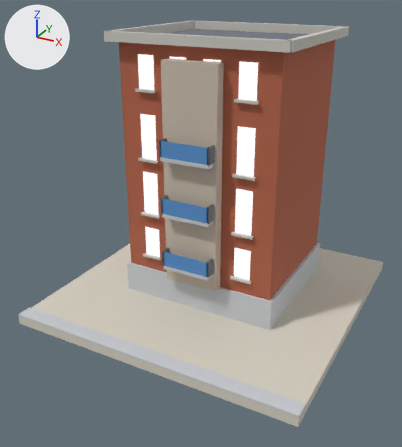
Two versions of the glTF model public/models/v2/05_lod1.glb, one commit apart.
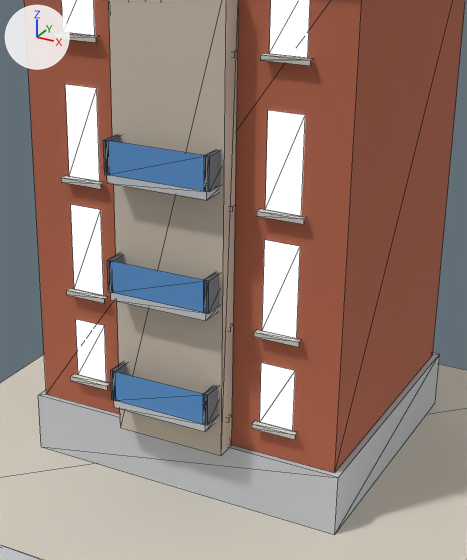
Old and new are each drawn whole from a 50 mm camera at (0.788, -1.55, 1.038) aimed at (-0.019, -0.083, 0.304) and again close up on the part from 27% to 83% of the width and 16% to 77% of the height. Every picture has the same lights, and +X, +Y and +Z are marked at upper left. The first two pictures are the older version. The close-ups show mesh edges as thin lines. Vertices at exactly the same position are counted once.

In view in the first close-up: 'b05_v2_lod1'.
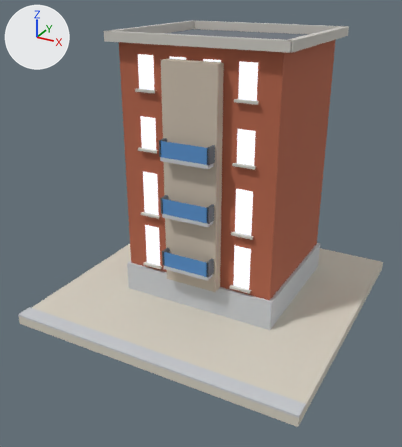
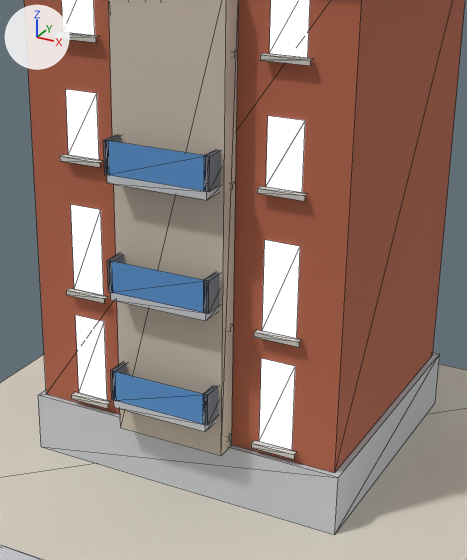
Pixel boxes [x1, y1, x2, y2] of what changed, in the close-ups (467 x 560 px; the box of a moved part takes in the faces that stretch with it):
part 1 of me_b05_v2_lod1, moved or reshaped: before [70, 374, 111, 390]; after [71, 392, 111, 409]
part 2 of me_b05_v2_lod1, moved or reshaped: before [252, 421, 298, 440]; after [251, 440, 296, 459]
part 3 of me_b05_v2_lod1, moved or reshaped: before [61, 176, 104, 189]; after [60, 154, 102, 167]
part 4 of me_b05_v2_lod1, moved or reshaped: before [257, 209, 306, 224]; after [257, 186, 307, 201]
part 5 of me_b05_v2_lod1, moved or reshaped: before [76, 319, 295, 431]; after [75, 315, 295, 450]
part 6 of me_b05_v2_lod1, moved or reshaped: before [65, 84, 305, 216]; after [66, 89, 305, 193]

The edits, one by one:
me_b05_v2_lod1 has 308 vertices, 282 faces and spans x -0.48..0.48, y -0.48..0.48, z 0.0..0.898.
me_b05_v2_lod1 is used by ob_b05_v2_lod1; location (0.0, 0.0, 0.0).
Before the commit, vertices of me_b05_v2_lod1: 190 (-0.192, -0.153, 0.184) at pixel (78, 374), 191 (-0.137, -0.153, 0.184) at pixel (106, 382), 192 (-0.137, -0.153, 0.284) at pixel (104, 325), 193 (-0.192, -0.153, 0.284) at pixel (75, 319), 194 (-0.082, -0.153, 0.184).
Before the commit, vertices of me_b05_v2_lod1: 195 (-0.027, -0.153, 0.184), 196 (-0.027, -0.153, 0.284), 197 (-0.082, -0.153, 0.284), 198 (0.027, -0.153, 0.184), 199 (0.082, -0.153, 0.184).
Before the commit, vertices of me_b05_v2_lod1: 200 (0.082, -0.153, 0.284), 201 (0.027, -0.153, 0.284), 202 (0.137, -0.153, 0.184) at pixel (259, 422), 203 (0.192, -0.153, 0.184) at pixel (292, 430), 204 (0.192, -0.153, 0.284) at pixel (295, 370).
Before the commit, vertices of me_b05_v2_lod1: 205 (0.137, -0.153, 0.284) at pixel (261, 362).
Before the commit, vertices of me_b05_v2_lod1: 222 (-0.192, -0.153, 0.52) at pixel (69, 176), 223 (-0.137, -0.153, 0.52) at pixel (99, 181), 224 (-0.137, -0.153, 0.661) at pixel (96, 88), 225 (-0.192, -0.153, 0.661) at pixel (65, 84), 226 (-0.082, -0.153, 0.52).
Before the commit, vertices of me_b05_v2_lod1: 227 (-0.027, -0.153, 0.52), 228 (-0.027, -0.153, 0.661), 229 (-0.082, -0.153, 0.661), 230 (0.027, -0.153, 0.52), 231 (0.082, -0.153, 0.52).
Before the commit, vertices of me_b05_v2_lod1: 232 (0.082, -0.153, 0.661), 233 (0.027, -0.153, 0.661), 234 (0.137, -0.153, 0.52) at pixel (265, 209), 235 (0.192, -0.153, 0.52) at pixel (301, 216), 236 (0.192, -0.153, 0.661) at pixel (305, 115).
Before the commit, vertices of me_b05_v2_lod1: 237 (0.137, -0.153, 0.661) at pixel (267, 110).
me_b05_v2_lod1 part 1: the loose piece of 6 vertices spanning x -0.2..-0.129, y -0.163..-0.153, z 0.176..0.184 is moved by (0.0, 0.0, -0.033).
me_b05_v2_lod1 part 2: the loose piece of 6 vertices spanning x 0.129..0.2, y -0.163..-0.153, z 0.176..0.184 is moved by (0.0, 0.0, -0.033).
me_b05_v2_lod1 part 3: the loose piece of 6 vertices spanning x -0.2..-0.129, y -0.163..-0.153, z 0.513..0.52 is moved by (0.0, 0.0, 0.033).
me_b05_v2_lod1 part 4: the loose piece of 6 vertices spanning x 0.129..0.2, y -0.163..-0.153, z 0.513..0.52 is moved by (0.0, 0.0, 0.033).
Part 5, on me_b05_v2_lod1:
Vertices 190, 191, 194, 195, 198, 199, 202, 203 of me_b05_v2_lod1 move by (0.0, 0.0, -0.033).
Vertices 192, 193, 196, 197, 200, 201, 204, 205 of me_b05_v2_lod1 move by (0.0, 0.0, 0.007).
Part 6, on me_b05_v2_lod1:
Vertices 224, 225, 228, 229, 232, 233, 236, 237 of me_b05_v2_lod1 move by (0.0, 0.0, -0.007).
Vertices 222, 223, 226, 227, 230, 231, 234, 235 of me_b05_v2_lod1 move by (0.0, 0.0, 0.033).
